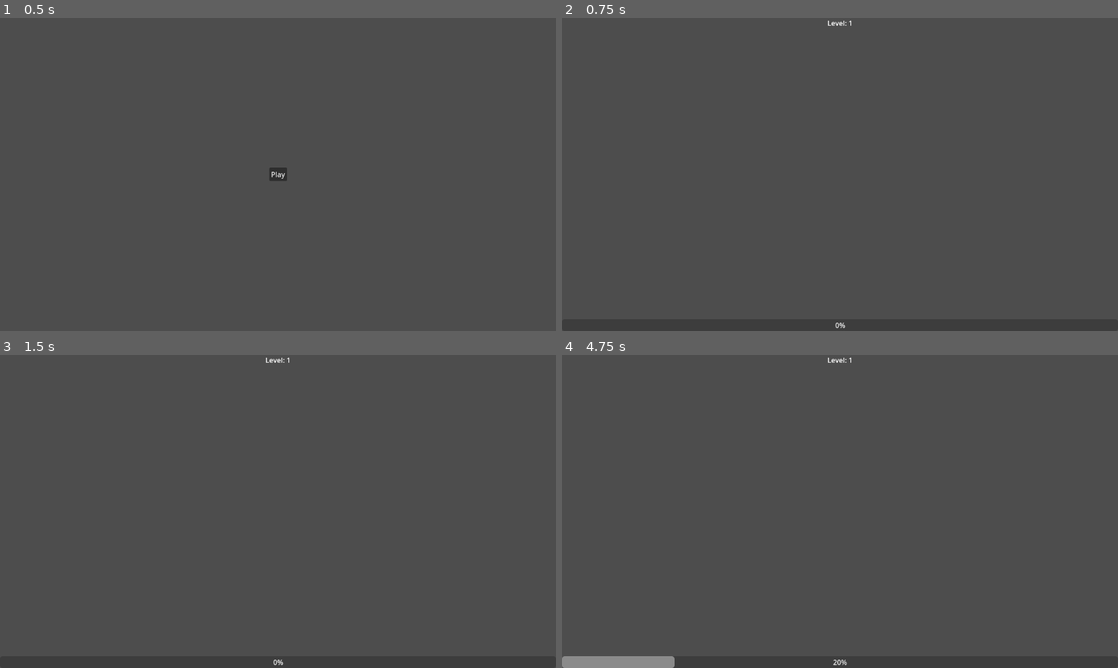
Above: before the commit, frames 1-4 (two rows, left to right).
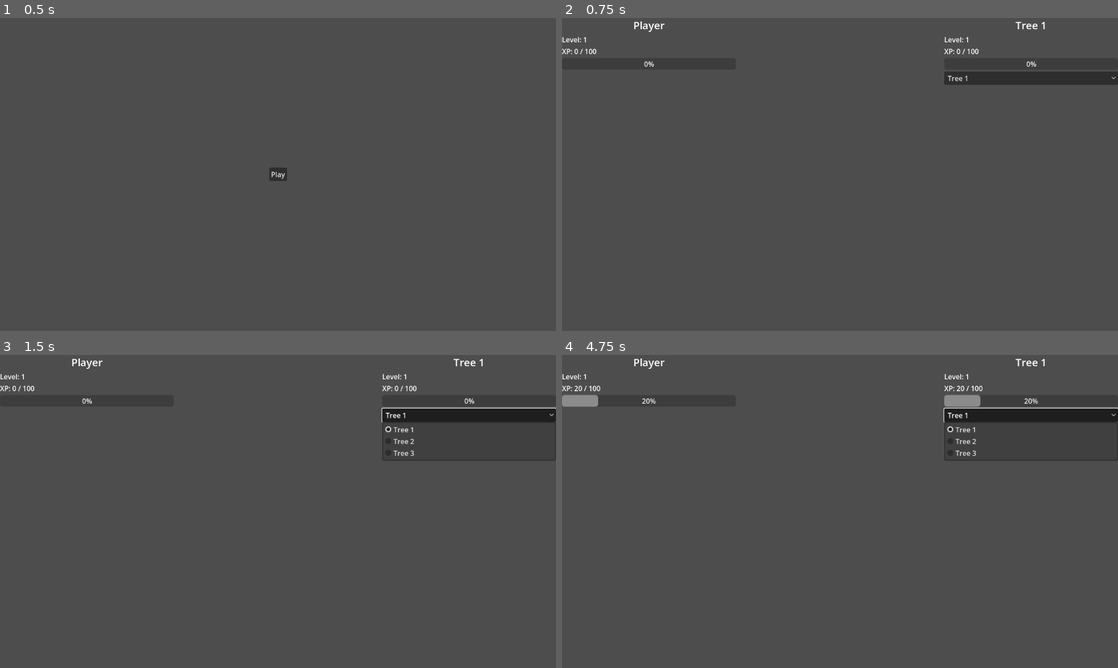
Above: after the commit, the same moments.

Repository: Mangito/Tree-Simulator
Game: Godot game, scene res://menus/main_menu.tscn
Two runs of this game, one before a commit and one after it. Both use one fixed random seed, a clock stepped at 60 frames per second and the inputs below.
Inputs (mouse positions are in pixels of both pictures, inside the frame that each line leads up to):
- Up to frame 1 (0.5 s): no input
- Up to frame 2 (0.75 s): click "Play" at 0.5 s
- Up to frame 3 (1.5 s): click (467, 414) at 1.25 s, where only the run after the commit has a clickable "Tree 1"
- Up to frame 4 (4.75 s): click (1029, 414) at 2 s, where only the run after the commit has a clickable "Tree 1"; click (1029, 414) at 2.75 s, where only the run after the commit has a clickable "Tree 1"; tap Enter at 3.5 s; tap Space at 4.25 s

Frame 1 is identical in both runs. In frame 2, 1.7% of the frame differs, in the area x 0-100%, y 0-100%; in frame 3, 2.1%; in frame 4, 3.4%.

Commit message:
feat(#10): Separated the tree and player level system
- Updated Player UI Level Status;
- Created TreeUI Level Status, with a tree selected;
- Created Utils autoload;
- Created GameManager autoload;
- Created TreeLavelSystem autoload;
-

Diff:
--- /dev/null
+++ b/globals/GameManager.gd
@@ -0,0 +1,18 @@
+extends Node
+
+const XP_PER_SECOND: int = 5
+
+const TREES = {
+	0: {
+		"id": "Tree1",
+		"name": "Tree 1"
+	},
+	1: {
+		"id": "Tree2",
+		"name": "Tree 2"
+	},
+	2: {
+		"id": "Tree3",
+		"name": "Tree 3"
+	},
+}
--- a/globals/Level.gd
+++ /dev/null
@@ -1,26 +0,0 @@
-extends Node
-
-var current_xp: int = 0
-var current_level: int = 1
-const XP_PER_SECOND: int = 5
-var xp_to_next_level: int = 100
-
-func add_xp() -> void:
-	current_xp += XP_PER_SECOND
-	print("current_xp: ", current_xp)
-	print("current_level: ", current_level)
-	print("xp_to_next_levelXP: ", xp_to_next_level)
-	_check_level_up()
-
-func _check_level_up() -> void:
-	if current_xp >= xp_to_next_level:
-		current_xp -= xp_to_next_level
-		current_level += 1
-		xp_to_next_level = _calculate_xp_for_next_level(current_level)
-		_on_level_up()
-
-func _calculate_xp_for_next_level(level: int) -> int:
-	return (level + 1) * 100
-
-func _on_level_up() -> void:
-	print("Level Up! Current Level: ", current_level)
--- /dev/null
+++ b/globals/LevelSystem/Player.gd
@@ -0,0 +1,21 @@
+extends Node
+
+const XP_PER_SECOND: int = 5
+
+var xp = 0 # Current XP
+var level = 1 # Current Level
+var xpNextLevel = 100 # XP to the next level
+
+func add_xp() -> void:
+	xp += XP_PER_SECOND
+	_check_level_up()
+
+func _check_level_up() -> void:
+	if xp >= xpNextLevel:
+		xp -= xpNextLevel
+		level += 1
+		xpNextLevel = Utils.calculate_xp_for_next_level(level)
+		_on_level_up()
+
+func _on_level_up() -> void:
+	print("Level Up! Current Level: ", level)
--- /dev/null
+++ b/globals/LevelSystem/Tree.gd
@@ -0,0 +1,35 @@
+extends Node
+
+const XP_PER_SECOND: int = 5
+
+var trees = {
+	"Tree1": {"xp": 0, "level": 1, "xpNextLevel": 100, "maxLevel": 10},
+	"Tree2": {"xp": 0, "level": 1, "xpNextLevel": 100, "maxLevel": 10},
+	"Tree3": {"xp": 0, "level": 1, "xpNextLevel": 100, "maxLevel": 10},
+}
+var select = "Tree1"
+
+func get_select_tree():
+	return trees[select]
+
+func set_selected_tree(name: String) -> void:
+	select = name
+
+func add_xp() -> void:
+	var tree = get_select_tree()
+
+	tree["xp"] += XP_PER_SECOND
+	_check_level_up()
+
+func _check_level_up() -> void:
+	var tree = get_select_tree()
+
+	if tree["level"] < tree["maxLevel"]: # Check Level Max
+		if tree["xp"] >= tree["xpNextLevel"]: # New Level
+			tree["xp"] -= tree["xpNextLevel"]
+			tree["level"] += 1
+			tree["xpNextLevel"] = Utils.calculate_xp_for_next_level(tree["level"])
+
+func _on_level_up() -> void:
+	var tree = get_select_tree()
+	print(select, " subiu de nível! Novo nível: ", tree["level"])
--- /dev/null
+++ b/globals/Utils.gd
@@ -0,0 +1,4 @@
+extends Node
+
+func calculate_xp_for_next_level(level: int) -> int:
+	return (level + 1) * 100
--- a/project.godot
+++ b/project.godot
@@ -17,7 +17,10 @@
 
 [autoload]
 
-Level="*res://globals/Level.gd"
+GameManager="*res://globals/GameManager.gd"
+Utils="*res://globals/Utils.gd"
+PlayerLS="*res://globals/LevelSystem/Player.gd"
+TreeLS="*res://globals/LevelSystem/Tree.gd"
 
 [display]
 
--- a/scenes/game/game.gd
+++ b/scenes/game/game.gd
@@ -1,16 +1,35 @@
 extends Node3D
 
-@onready var level_label: Label = $UI/LevelLabel
-@onready var level_progress_bar: ProgressBar = $UI/LevelProgressBar
+@onready var player_level_status: VBoxContainer = $UI/PlayerLevelUI/PlayerLevelStatus
+@onready var tree_level_status: VBoxContainer = $UI/TreeLevelUI/LevelStatus
+@onready var tree_name: Label = $UI/TreeLevelUI/TreeName
+@onready var tree_selector: OptionButton = $UI/TreeLevelUI/TreeSelector
 
 func _ready() -> void:
 	_update_ui()
+	_populate_option_button()
 
 func _on_xp_timer_timeout() -> void:
-	Level.add_xp()
+	PlayerLS.add_xp()
+	TreeLS.add_xp()
 	_update_ui()
 
 func _update_ui() -> void:
-	level_progress_bar.value = Level.current_xp
-	level_progress_bar.max_value = Level.xp_to_next_level
-	level_label.text = "Level: " + str(Level.current_level)
+	var tree = TreeLS.get_select_tree()
+	player_level_status.update_ui(PlayerLS.level, PlayerLS.xp, PlayerLS.xpNextLevel)
+	tree_level_status.update_ui(tree["level"], tree["xp"], tree["xpNextLevel"])
+
+func _populate_option_button():
+	var TREES = GameManager.TREES
+
+	for key in TREES.keys():
+		var tree_data = TREES[key]
+		tree_selector.add_item(tree_data["name"], key)
+
+func _on_option_button_item_selected(index: int) -> void:
+	var TREES = GameManager.TREES
+	var seletec = TREES[index]
+
+	TreeLS.set_selected_tree(seletec["id"])
+	tree_name.text = seletec["name"]
+	_update_ui()
--- a/scenes/game/game.tscn
+++ b/scenes/game/game.tscn
@@ -1,33 +1,49 @@
-[gd_scene load_steps=2 format=3 uid="uid://dkufj4sv64avp"]
+[gd_scene load_steps=3 format=3 uid="uid://dkufj4sv64avp"]
 
 [ext_resource type="Script" path="res://scenes/game/game.gd" id="1_b8j6q"]
+[ext_resource type="PackedScene" uid="uid://2fuwpxsgv6ok" path="res://scenes/level_ui/level_ui.tscn" id="2_xnews"]
 
 [node name="Game" type="Node3D"]
 script = ExtResource("1_b8j6q")
 
 [node name="UI" type="CanvasLayer" parent="."]
 
-[node name="LevelLabel" type="Label" parent="UI"]
-anchors_preset = 10
+[node name="PlayerLevelUI" type="VBoxContainer" parent="UI"]
+offset_right = 400.0
+offset_bottom = 175.0
+
+[node name="Title" type="Label" parent="UI/PlayerLevelUI"]
+layout_mode = 2
+theme_override_font_sizes/font_size = 24
+text = "Player"
+horizontal_alignment = 1
+
+[node name="PlayerLevelStatus" parent="UI/PlayerLevelUI" instance=ExtResource("2_xnews")]
+layout_mode = 2
+
+[node name="TreeLevelUI" type="VBoxContainer" parent="UI"]
+anchors_preset = 1
+anchor_left = 1.0
 anchor_right = 1.0
-offset_bottom = 23.0
-grow_horizontal = 2
-text = "Level: 1"
+offset_left = -400.0
+offset_bottom = 175.0
+grow_horizontal = 0
+
+[node name="TreeName" type="Label" parent="UI/TreeLevelUI"]
+layout_mode = 2
+theme_override_font_sizes/font_size = 24
+text = "Tree 1"
 horizontal_alignment = 1
-vertical_alignment = 1
 
-[node name="LevelProgressBar" type="ProgressBar" parent="UI"]
-anchors_preset = 12
-anchor_top = 1.0
-anchor_right = 1.0
-anchor_bottom = 1.0
-offset_top = -27.0
-grow_horizontal = 2
-grow_vertical = 0
-step = 5.0
-rounded = true
+[node name="LevelStatus" parent="UI/TreeLevelUI" instance=ExtResource("2_xnews")]
+layout_mode = 2
+
+[node name="TreeSelector" type="OptionButton" parent="UI/TreeLevelUI"]
+layout_mode = 2
+selected = 0
 
 [node name="XP_Timer" type="Timer" parent="."]
 autostart = true
 
+[connection signal="item_selected" from="UI/TreeLevelUI/TreeSelector" to="." method="_on_option_button_item_selected"]
 [connection signal="timeout" from="XP_Timer" to="." method="_on_xp_timer_timeout"]
--- /dev/null
+++ b/scenes/level_ui/level_ui.gd
@@ -0,0 +1,17 @@
+extends VBoxContainer
+
+@export var labelAlignment: HorizontalAlignment
+
+@onready var level_label: Label = $LevelLabel
+@onready var xp_label: Label = $XPLabel
+@onready var level_progress_bar: ProgressBar = $LevelProgressBar
+
+func _ready() -> void:
+	level_label.horizontal_alignment = labelAlignment
+	xp_label.horizontal_alignment = labelAlignment
+
+func update_ui(level: int, current_xp: int, max_xp: int) -> void:
+	level_label.text = "Level: " + str(level)
+	xp_label.text = "XP: " + str(current_xp) + " / " + str(max_xp)
+	level_progress_bar.value = current_xp
+	level_progress_bar.max_value = max_xp
--- /dev/null
+++ b/scenes/level_ui/level_ui.tscn
@@ -0,0 +1,33 @@
+[gd_scene load_steps=2 format=3 uid="uid://2fuwpxsgv6ok"]
+
+[ext_resource type="Script" path="res://scenes/level_ui/level_ui.gd" id="1_w6doh"]
+
+[node name="LevelUI" type="VBoxContainer"]
+layout_direction = 2
+anchors_preset = 8
+anchor_left = 0.5
+anchor_top = 0.5
+anchor_right = 0.5
+anchor_bottom = 0.5
+offset_left = -100.5
+offset_top = -48.5
+offset_right = 100.5
+offset_bottom = 48.5
+grow_horizontal = 2
+grow_vertical = 2
+alignment = 1
+script = ExtResource("1_w6doh")
+
+[node name="LevelLabel" type="Label" parent="."]
+layout_mode = 2
+text = "Level: 1"
+vertical_alignment = 1
+
+[node name="XPLabel" type="Label" parent="."]
+layout_mode = 2
+text = "XP: 0 / 100"
+
+[node name="LevelProgressBar" type="ProgressBar" parent="."]
+layout_mode = 2
+step = 5.0
+rounded = true
